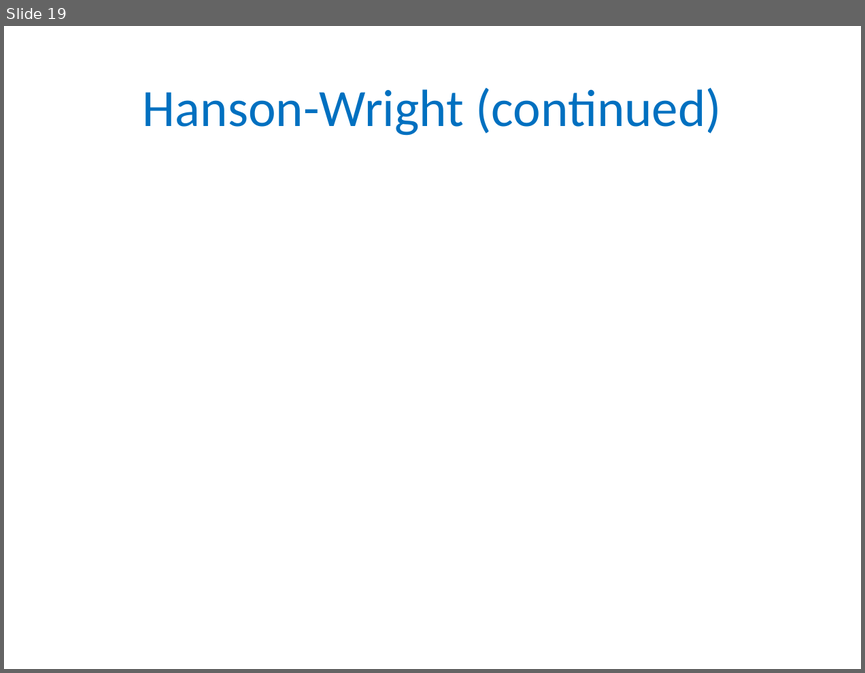
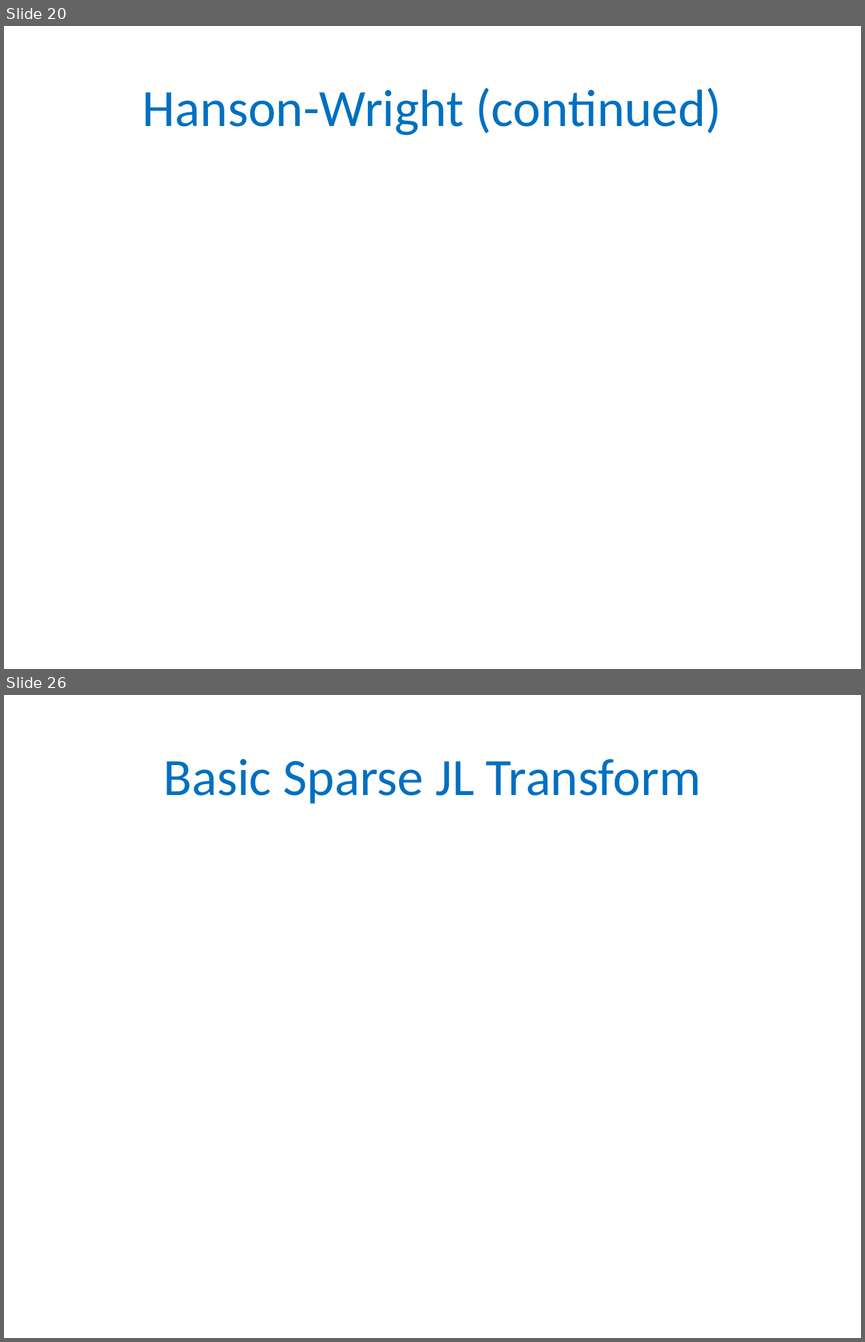
Before and after one commit to gyaroslavtsev/gyaroslavtsev.github.io, a slide deck: big-data/lecture05.pptx. Shown one above the other, each under a label of ours: slide 19 before the commit, slides 20 and 26 after it; the slides between them are not shown. The pictures are 865x673 and 865x1342 pixels, drawn with LibreOffice and Linux fonts; fonts in the diff are those of the drawing; grey boxes stand for pictures. Boxes give left, top, right and bottom in pixels: in the first picture for what was removed or moved away, otherwise in the second. Text is boxed around its words. In the diff, an @@ line names an element or a change of style, - is before the commit and + after.

```diff
--- a/big-data/lecture05.pptx
+++ b/big-data/lecture05.pptx
@@ slide 26 added at box(4, 695, 861, 1338), background #FFFFFF @@
@@ title added at box(163, 759, 701, 804), 44 pt, text #0070C0 @@
+Basic Sparse JL Transform
@@ what was slide 19 is now slide 20 @@
```
Also in this commit, not shown: 12 other slides added, 3 other files.
